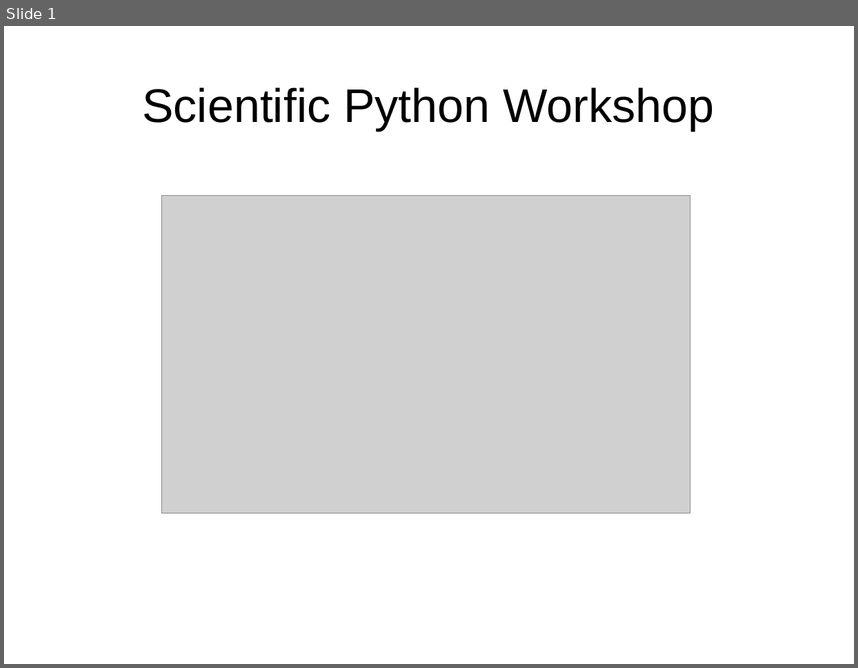
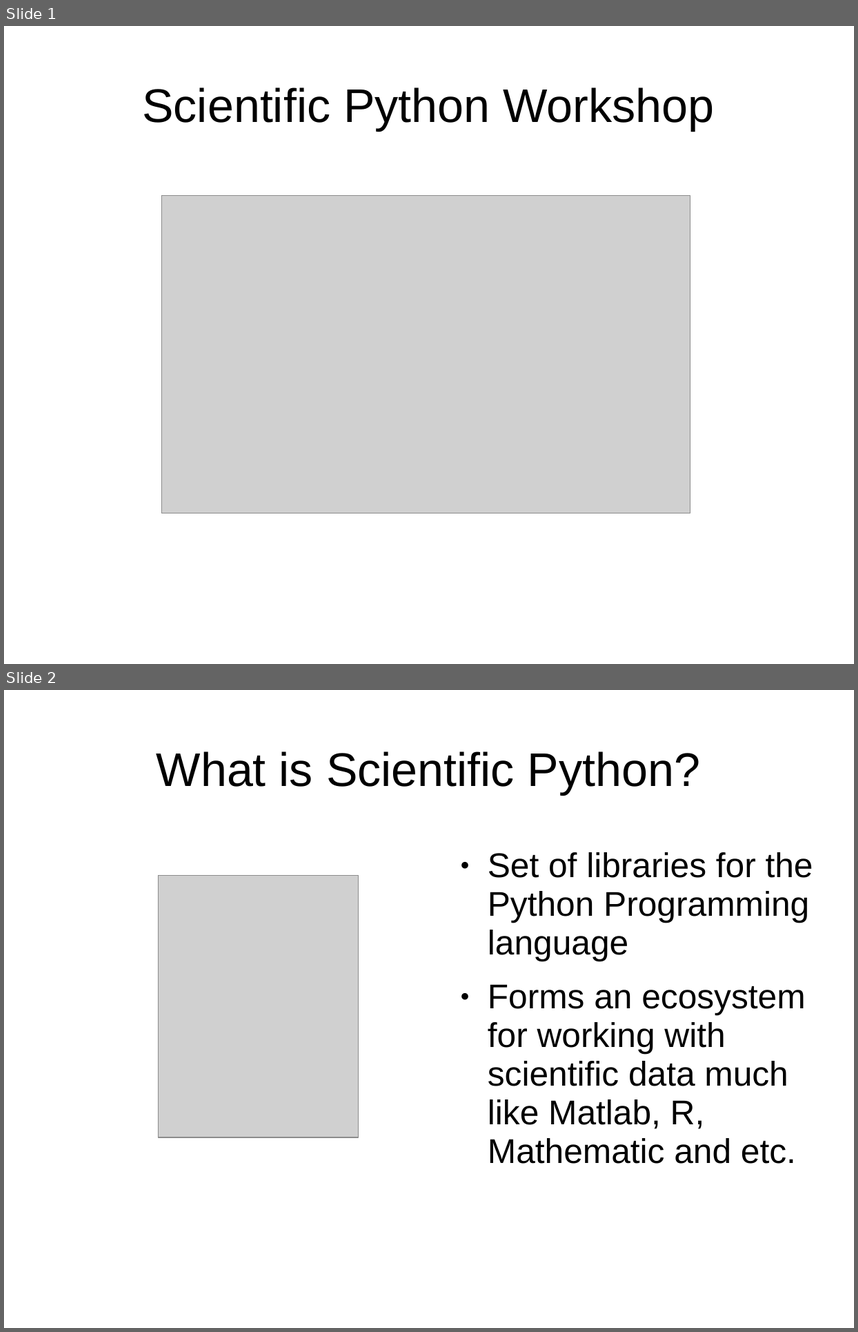
Before and after one commit to bunnylab/scipython-workshop, a slide deck: slides/brief_intro.ppt. Shown one above the other, each under a label of ours: slide 1 before the commit, slides 1 and 2 after it. The pictures are 858x668 and 858x1332 pixels, drawn with LibreOffice and Linux fonts; fonts in the diff are those of the drawing; grey boxes stand for pictures. Boxes give left, top, right and bottom in pixels: in the first picture for what was removed or moved away, otherwise in the second. Text is boxed around its words. In the diff, an @@ line names an element or a change of style, - is before the commit and + after.

```diff
--- a/slides/brief_intro.ppt
+++ b/slides/brief_intro.ppt
@@ slide 2 added at (4,690,854,1328), background #FFFFFF @@
@@ title added at (156,751,700,794), 44 pt, text #000000 @@
+What is Scientific Python?
@@ text added at (488,852,813,1163), 32 pt, text #000000 @@
+● Set of libraries for the Python Programming language
+● Forms an ecosystem for working with scientific data much like Matlab, R, Mathematic and etc.
@@ picture added at (159,875,359,1137) @@
```
Also in this commit, not shown: 3 other slides added, 1 other file.
